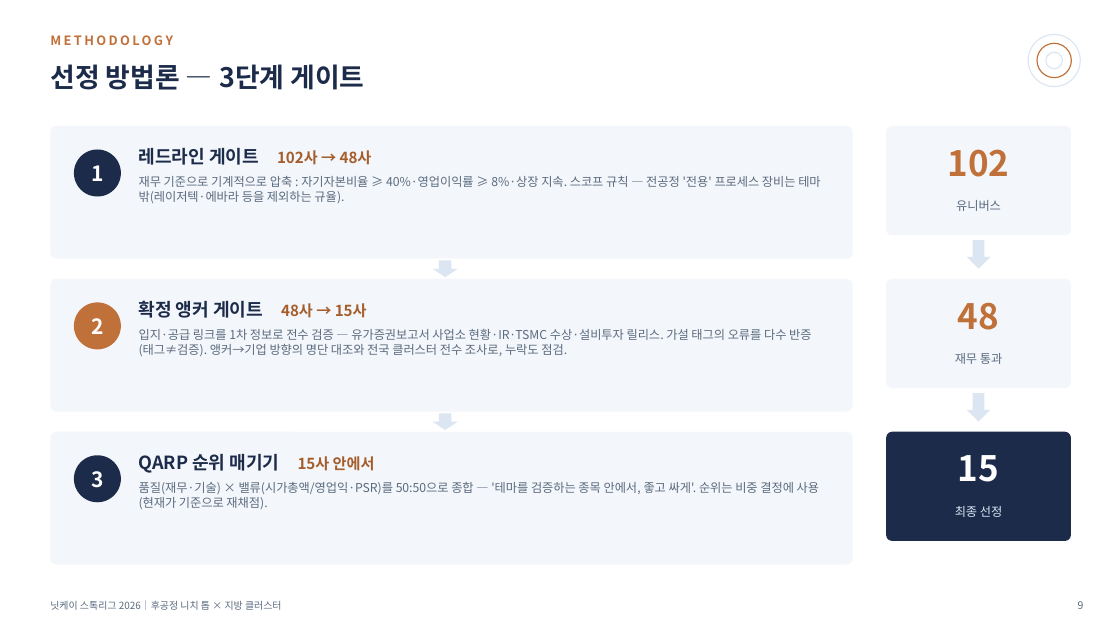
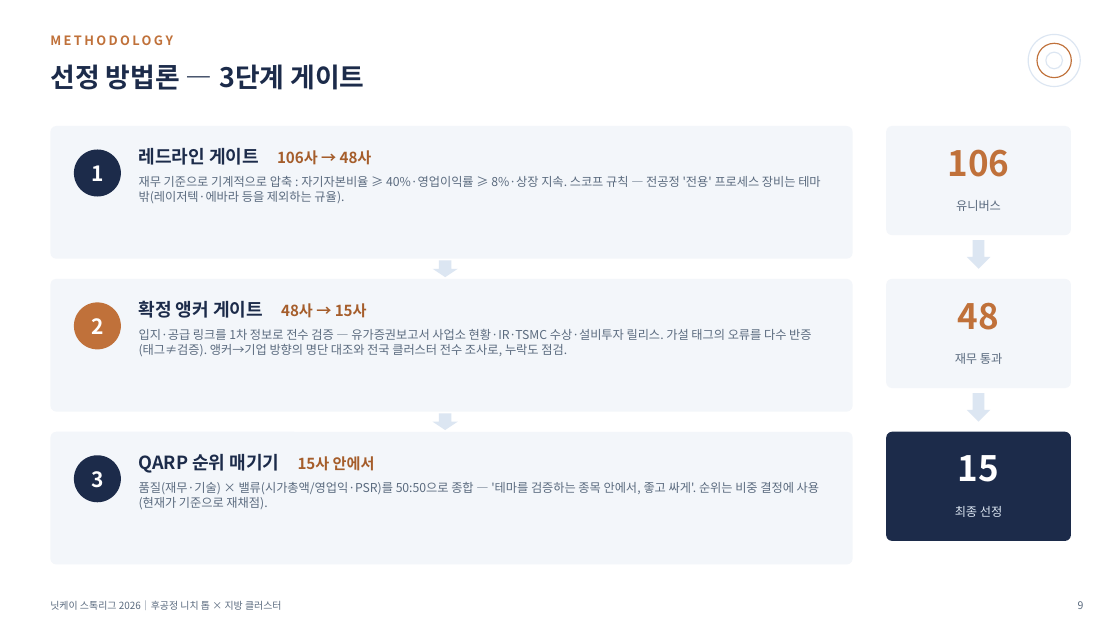
Before and after one commit to RenatusAuctor/nikkei-stock-league, a slide deck: slide 9 of 닛케이스톡리그_성과보고_한국어.pptx. Drawn at 1120x630 pixels with LibreOffice and Linux fonts; fonts in the diff are those of the drawing. Boxes give left, top, right and bottom in pixels: in the first picture for what was removed or moved away, otherwise in the second. Text is boxed around its words. In the diff, an @@ line names an element or a change of style, - is before the commit and + after.

```diff
--- a/닛케이스톡리그_성과보고_한국어.pptx
+++ b/닛케이스톡리그_성과보고_한국어.pptx
@@ text at box(139, 148, 372, 165): text changed @@
-레드라인 게이트 102사 → 48사
+레드라인 게이트 106사 → 48사
@@ text at box(948, 149, 1010, 177): text changed @@
-102
+106
```
Also in this commit, not shown: 3 other slides changed, 7 other files.
